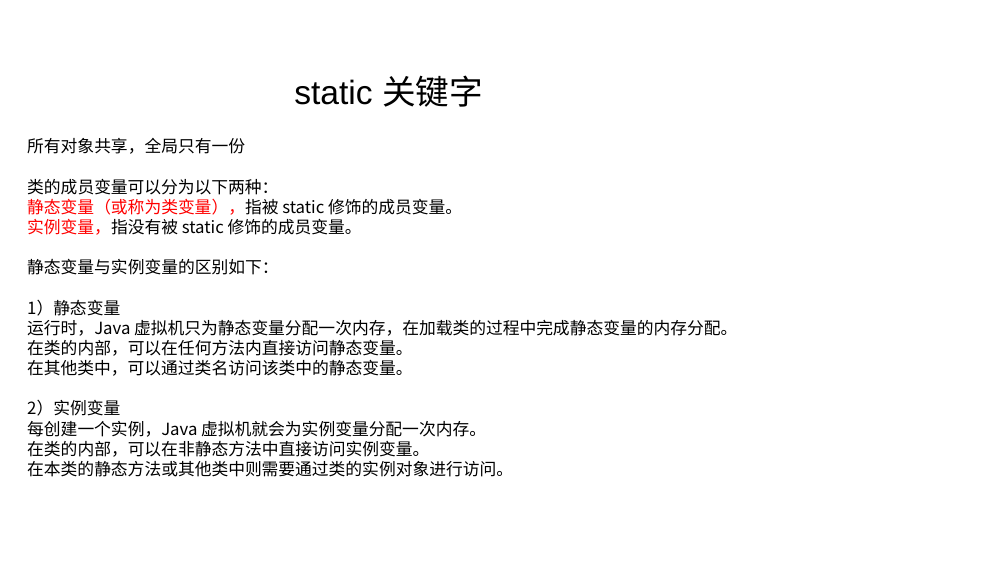
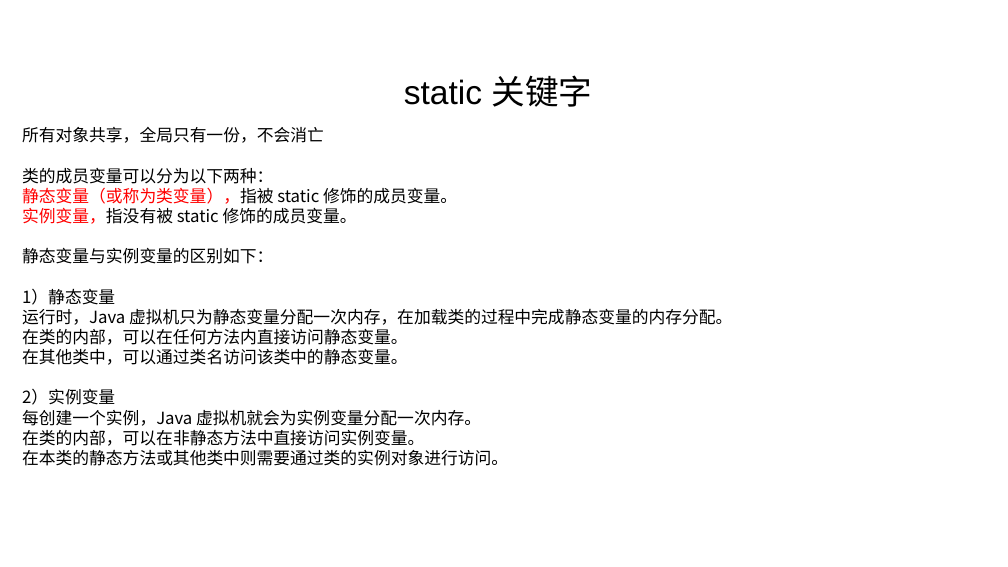
Before and after one commit to linkknown/PPT, a slide deck: slide 28 of 基础PPT/第2章：Java面向对象.pptx (slide 24 before the commit). Drawn at 1008x567 pixels with LibreOffice and Linux fonts; fonts in the diff are those of the drawing; background and template pictures are left out. Boxes give left, top, right and bottom in pixels: in the first picture for what was removed or moved away, otherwise in the second. Text is boxed around its words. In the diff, an @@ line names an element or a change of style, - is before the commit and + after.

```diff
--- a/基础PPT/第2章：Java面向对象.pptx
+++ b/基础PPT/第2章：Java面向对象.pptx
@@ text "static 关键字": place and size @@
-text "static 关键字" at [294, 75, 483, 107]
+text "static 关键字" at [404, 75, 593, 107]
@@ text "static 关键字" at [404, 75, 593, 107]: alignment left to centre @@
@@ text "所有对象共享，全局只有一份，不会消亡": place and size @@
-text "所有对象共享，全局只有一份，不会消亡" at [27, 138, 737, 477]
+text "所有对象共享，全局只有一份，不会消亡" at [22, 127, 732, 466]
@@ text at [22, 127, 324, 143]: text changed @@
-所有对象共享，全局只有一份
+所有对象共享，全局只有一份，不会消亡
```
Also in this commit, not shown: 17 other slides changed, 6 slides added, 1 slide removed, 1 other file.
